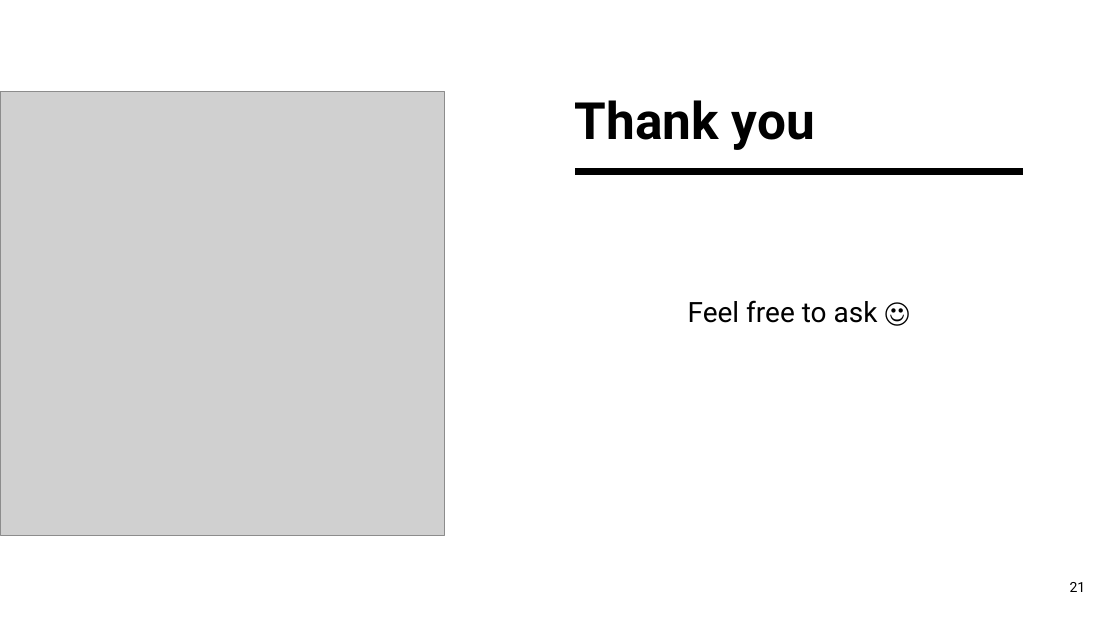
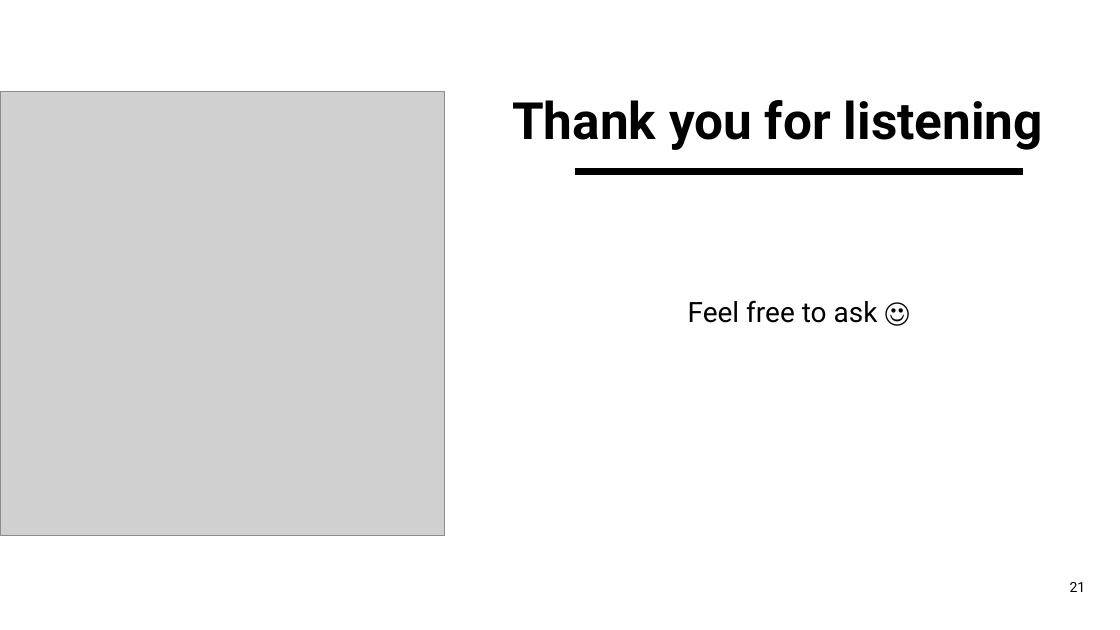
Before and after one commit to alhuri/Essential-Ethics-Bias-and-Fairness, a slide deck: slide 21 of Ethics_Bias_and_Fairness.pptx. Drawn at 1120x630 pixels with LibreOffice and Linux fonts; fonts in the diff are those of the drawing; grey boxes stand for pictures. Boxes give left, top, right and bottom in pixels: in the first picture for what was removed or moved away, otherwise in the second. Text is boxed around its words. In the diff, an @@ line names an element or a change of style, - is before the commit and + after.

```diff
--- a/Ethics_Bias_and_Fairness.pptx
+++ b/Ethics_Bias_and_Fairness.pptx
@@ title at [512,100,1043,150]: text changed @@
-Thank you
+Thank you for listening
```
Also in this commit, not shown: 5 other slides changed.
